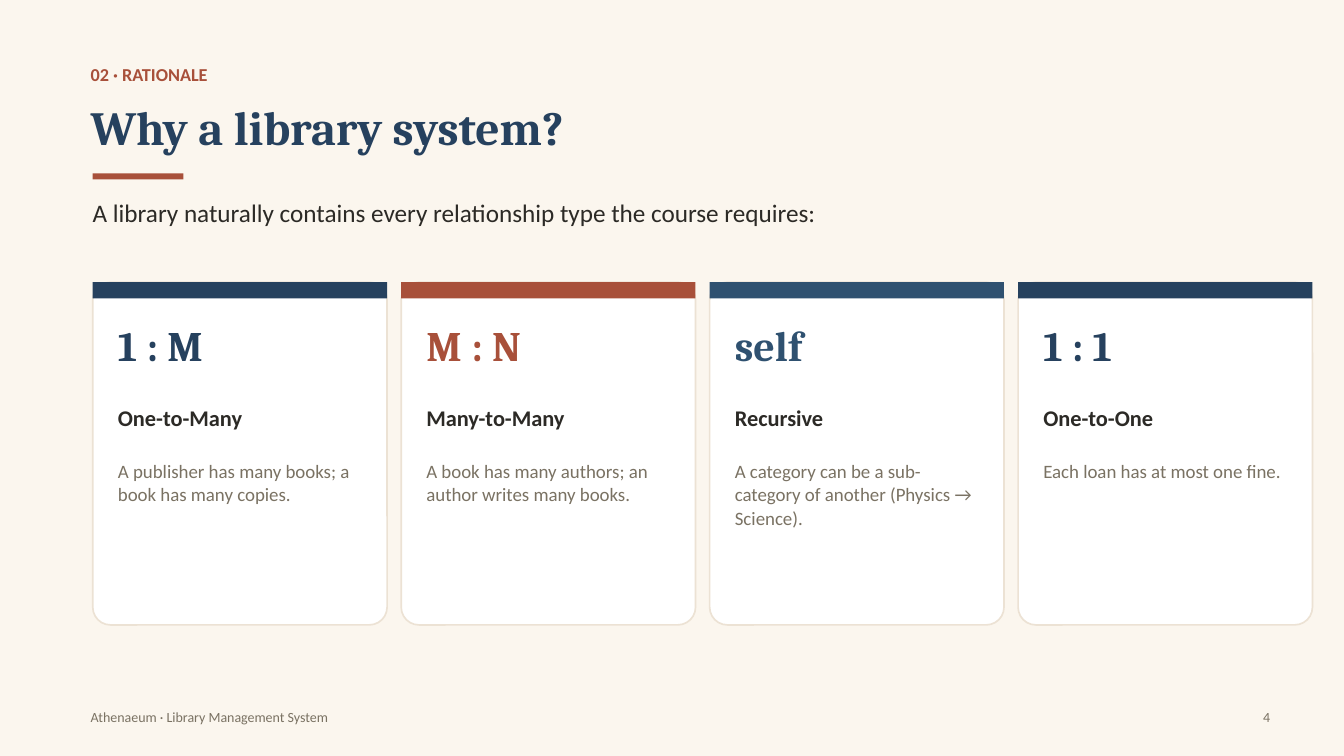
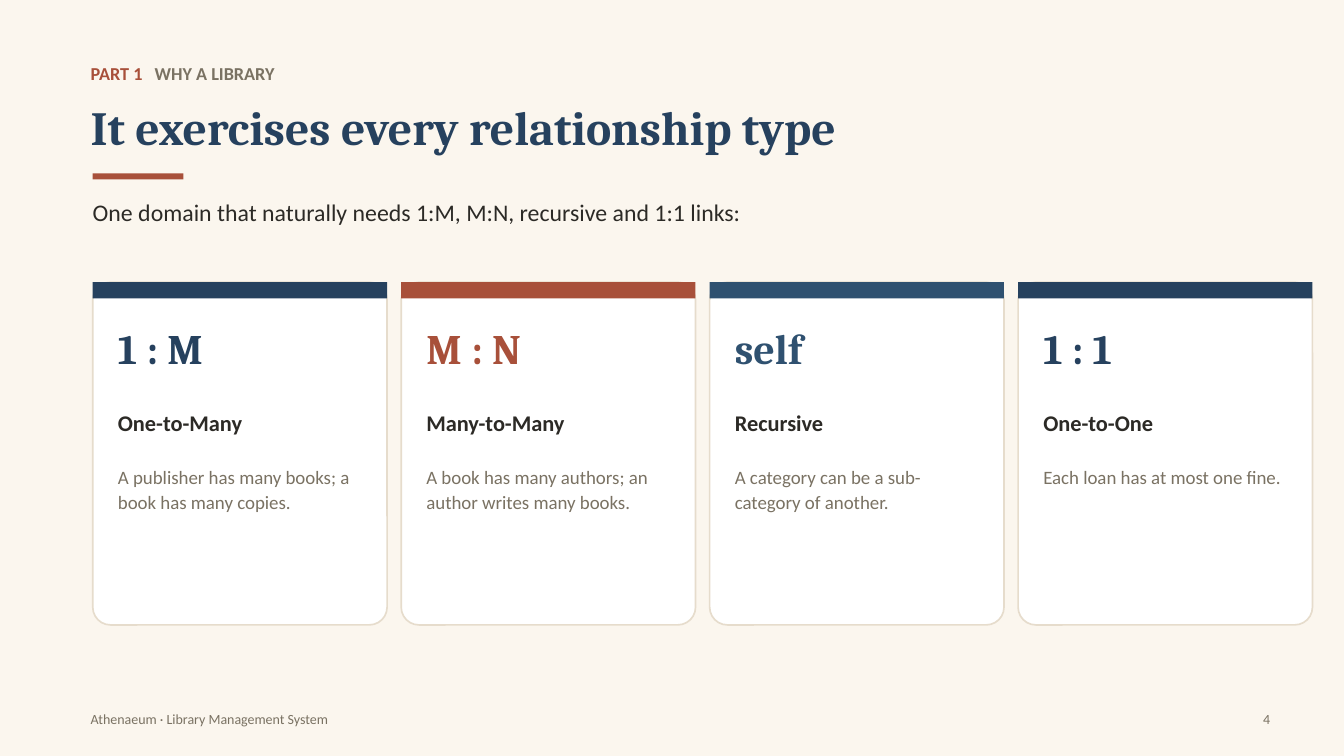
Before and after one commit to Roky777/DBMS_CAPSTONE, a slide deck: slide 4 of docs/Athenaeum_Presentation.pptx. Drawn at 1344x756 pixels with LibreOffice and Linux fonts; fonts in the diff are those of the drawing. Boxes give left, top, right and bottom in pixels: in the first picture for what was removed or moved away, otherwise in the second. Text is boxed around its words. In the diff, an @@ line names an element or a change of style, - is before the commit and + after.

Commit message:
Rebuild presentation: 4-part flow with live app screenshots

```diff
--- a/docs/Athenaeum_Presentation.pptx
+++ b/docs/Athenaeum_Presentation.pptx
@@ text at [91, 68, 274, 80]: text changed; text colour #A8503A to #7A7263 @@
-02 · RATIONALE
+PART 1 WHY A LIBRARY
@@ text at [91, 112, 836, 156]: text changed @@
-Why a library system?
+It exercises every relationship type
@@ text at [93, 204, 740, 225]: text changed; size 18 to 17 pt @@
-A library naturally contains every relationship type the course requires:
+One domain that naturally needs 1:M, M:N, recursive and 1:1 links:
@@ outline #ECE2D4 1.2 pt to #E6DCCC 1.2 pt in 4 elements at [93, 282, 387, 625], [401, 282, 696, 625], [710, 282, 1004, 625], [1018, 282, 1313, 625] @@
@@ 4 texts: place and size @@
-4 texts at [118, 410, 1153, 430]
+4 texts at [118, 415, 1153, 435]
@@ text at [735, 471, 921, 512]: text changed @@
-A category can be a sub-category of another (Physics → Science).
+A category can be a sub-category of another.
@@ line spacing 1.04 to 1.1 in 3 elements at [118, 471, 349, 512], [426, 471, 648, 512], [1043, 471, 1281, 484] @@
```
Also in this commit, not shown: 11 other slides changed, 4 slides added, 3 slides removed, 1 other file.
